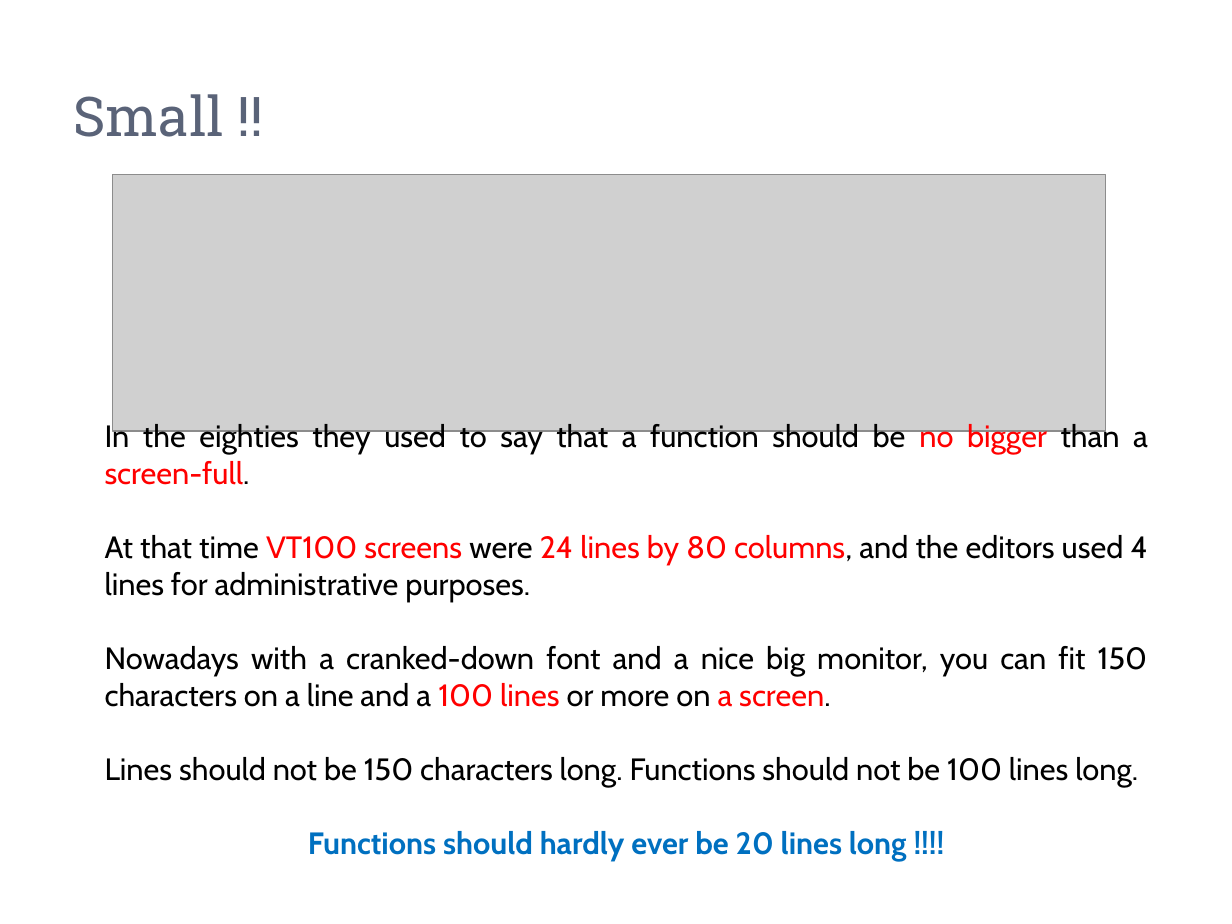
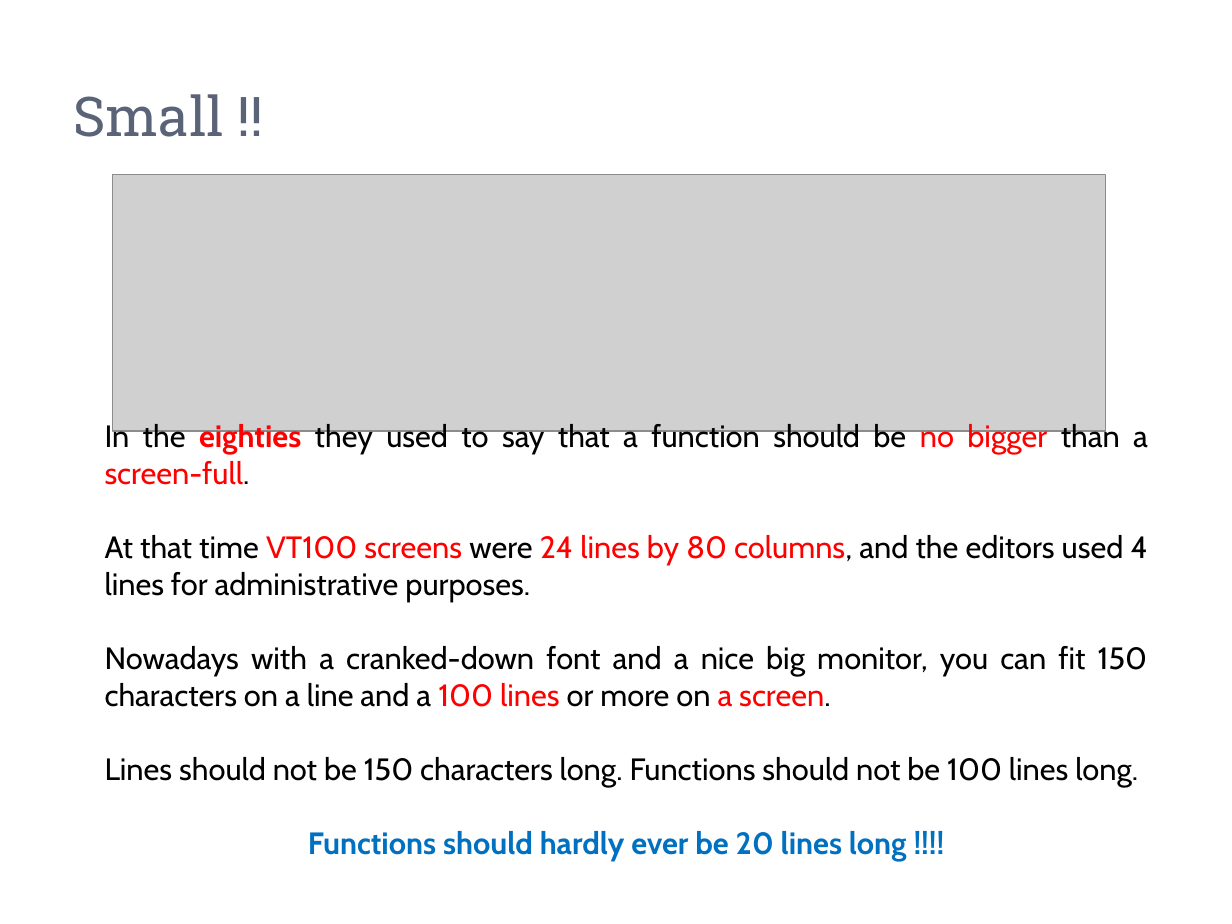
Before and after one commit to zarras/mye004-slides, a slide deck: slide 6 of 5-clean-functions.pptx. Drawn at 1232x924 pixels with LibreOffice and Linux fonts; fonts in the diff are those of the drawing; grey boxes stand for pictures. Boxes give left, top, right and bottom in pixels: in the first picture for what was removed or moved away, otherwise in the second. Text is boxed around its words. In the diff, an @@ line names an element or a change of style, - is before the commit and + after.

```diff
--- a/5-clean-functions.pptx
+++ b/5-clean-functions.pptx
@@ text at (105, 421, 1148, 485): text colour #000000 to #FF0000, bold on in "eighties" @@
```
Also in this commit, not shown: 1 other slide changed, 9 other files.
